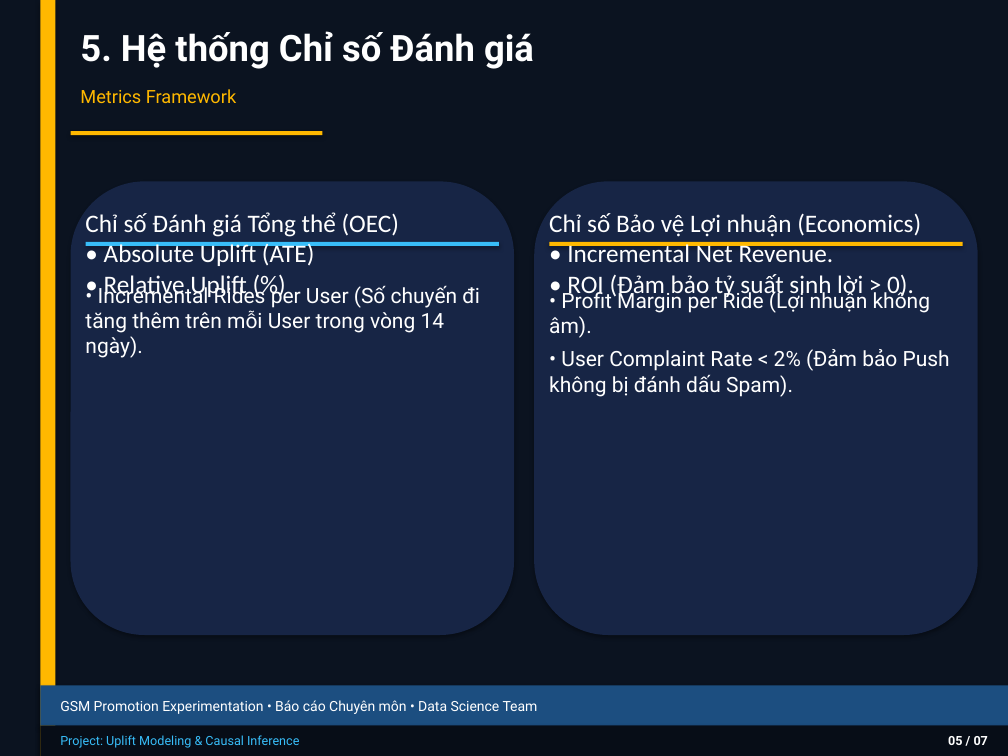
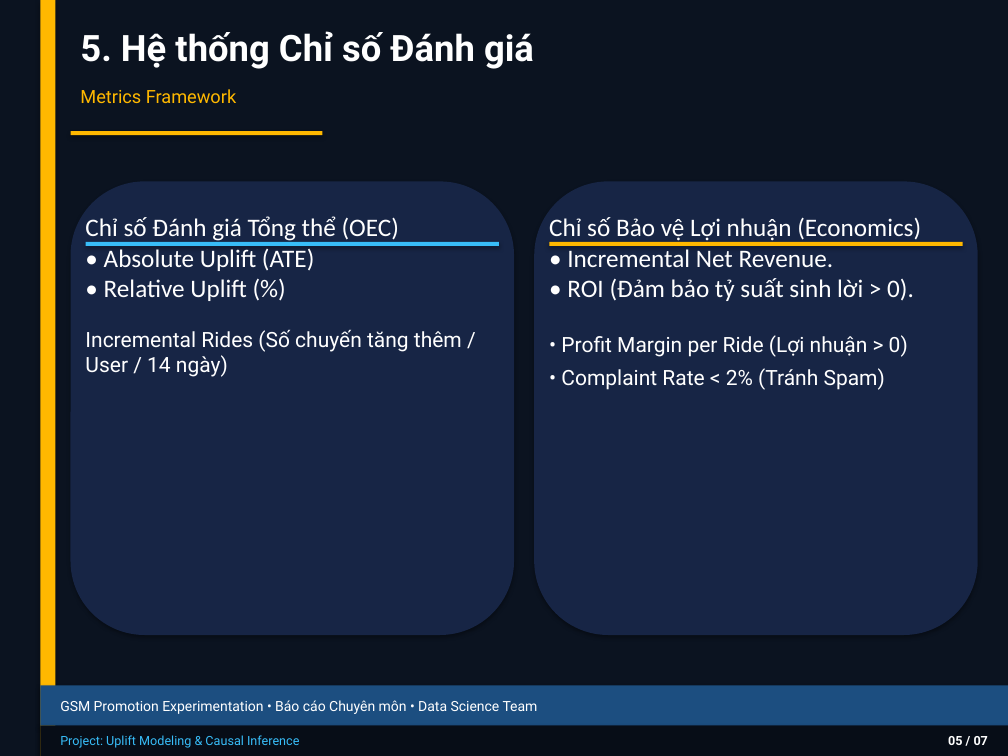
Before and after one commit to thaibuivan/GSM-promotion-experimentation, a slide deck: slide 6 of docs/Week3_Experiment_Design_Summary.pptx. Drawn at 1008x756 pixels with LibreOffice and Linux fonts; fonts in the diff are those of the drawing. Boxes give left, top, right and bottom in pixels: in the first picture for what was removed or moved away, otherwise in the second. Text is boxed around its words. In the diff, an @@ line names an element or a change of style, - is before the commit and + after.

```diff
--- a/docs/Week3_Experiment_Design_Summary.pptx
+++ b/docs/Week3_Experiment_Design_Summary.pptx
@@ text "Chỉ số Đánh giá Tổng ...": place and size @@
-text "Chỉ số Đánh giá Tổng ..." at <box>85,212,399,299</box>
+text "Chỉ số Đánh giá Tổng ..." at <box>85,216,399,301</box>
@@ text "Chỉ số Bảo vệ Lợi ...": place and size @@
-text "Chỉ số Bảo vệ Lợi ..." at <box>549,213,921,299</box>
+text "Chỉ số Bảo vệ Lợi ..." at <box>549,217,921,301</box>
@@ text at <box>85,329,462,377</box>: text changed @@
-• Incremental Rides per User (Số chuyến đi tăng thêm trên mỗi User trong vòng 14 ngày).
+Incremental Rides (Số chuyến tăng thêm / User / 14 ngày)
@@ text at <box>561,335,908,390</box>: text changed @@
-• Profit Margin per Ride (Lợi nhuận không âm).
-• User Complaint Rate < 2% (Đảm bảo Push không bị đánh dấu Spam).
+• Profit Margin per Ride (Lợi nhuận > 0)
+• Complaint Rate < 2% (Tránh Spam)
```
Also in this commit, not shown: 3 other slides changed, 4 other files.
